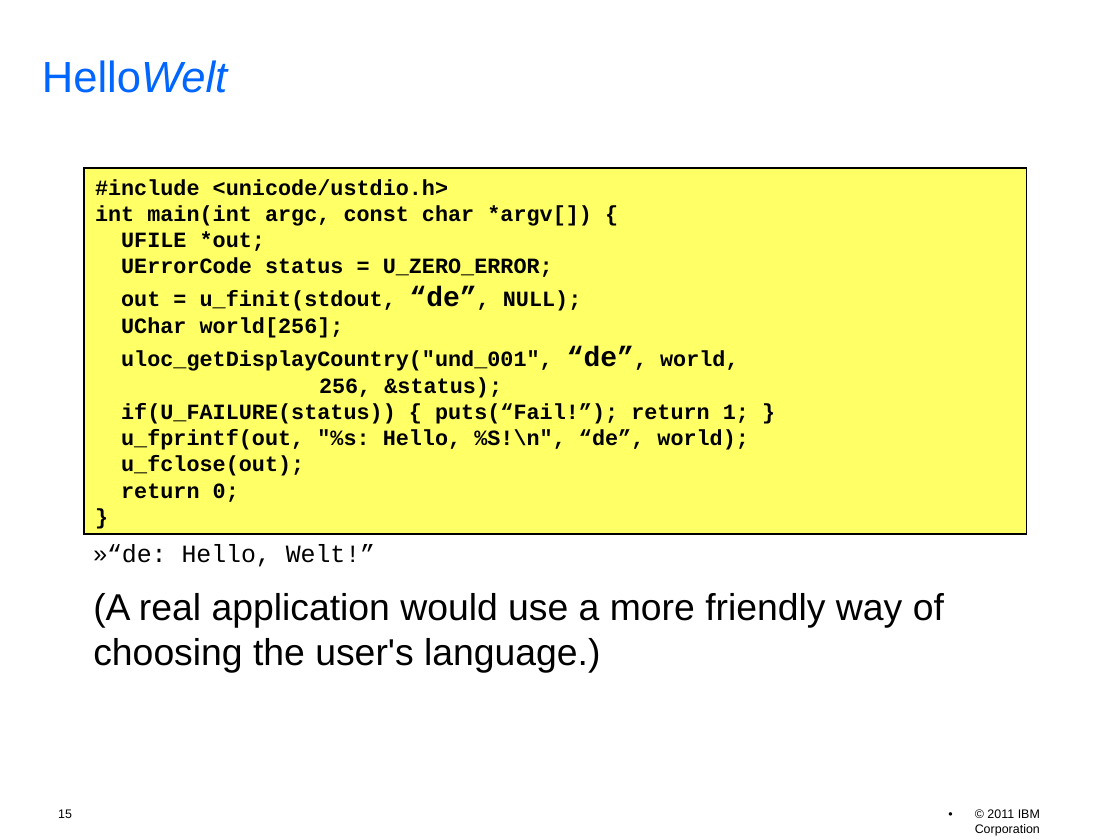
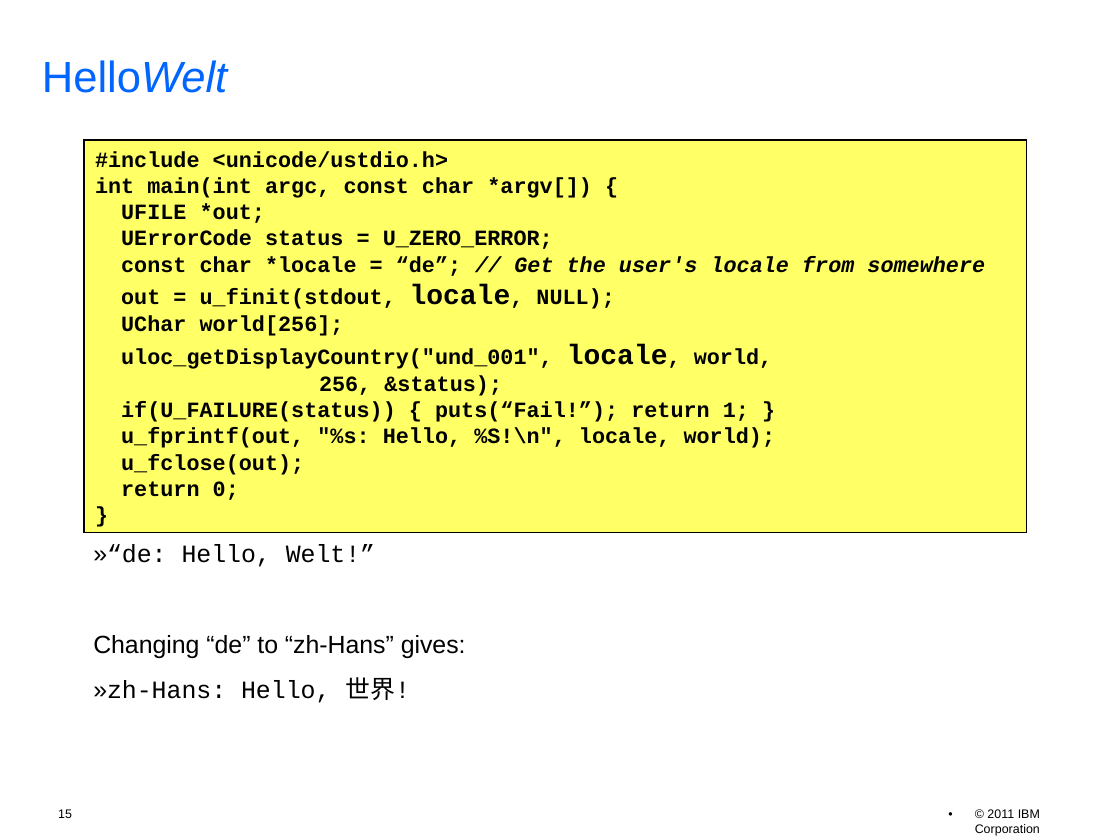
Before and after one commit to unicode-org/icu-docs, a slide deck: slide 15 of docs/pres/icu_workshop.odp. Drawn at 1120x840 pixels with LibreOffice and Linux fonts; fonts in the diff are those of the drawing; background and template pictures are left out. Boxes give left, top, right and bottom in pixels: in the first picture for what was removed or moved away, otherwise in the second. Text is boxed around its words. In the diff, an @@ line names an element or a change of style, - is before the commit and + after.

```diff
--- a/docs/pres/icu_workshop.odp
+++ b/docs/pres/icu_workshop.odp
@@ rectangle "#include <unicode/ustdio.h>": place and size @@
-rectangle "#include <unicode/ustdio.h>" at (84, 168, 1027, 534)
+rectangle "#include <unicode/ustdio.h>" at (84, 140, 1027, 532)
@@ text in rectangle at (121, 256, 985, 309): text changed @@
-out = u_finit(stdout, “de”, NULL);
+const char *locale = “de”; // Get the user's locale from somewhere
+out = u_finit(stdout, locale, NULL);
@@ text in rectangle at (121, 344, 772, 369): text changed @@
-uloc_getDisplayCountry("und_001", “de”, world,
+uloc_getDisplayCountry("und_001", locale, world,
@@ text in rectangle at (121, 428, 776, 448): text changed @@
-u_fprintf(out, "%s: Hello, %S!\n", “de”, world);
+u_fprintf(out, "%s: Hello, %S!\n", locale, world);
@@ text at (93, 635, 466, 703): text changed; size 24 to 16 pt @@
-(A real application would use a more friendly way of choosing the user's language.)
+Changing “de” to “zh-Hans” gives:
+»zh-Hans: Hello, 世界!
```
Also in this commit, not shown: 3 other slides changed, 1 other file.
